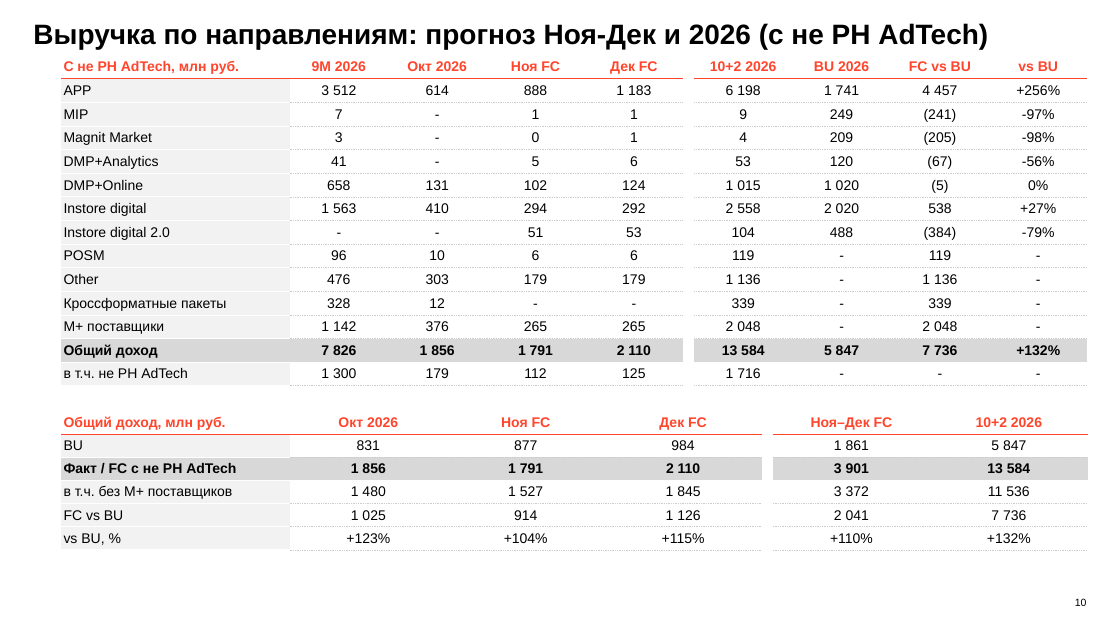
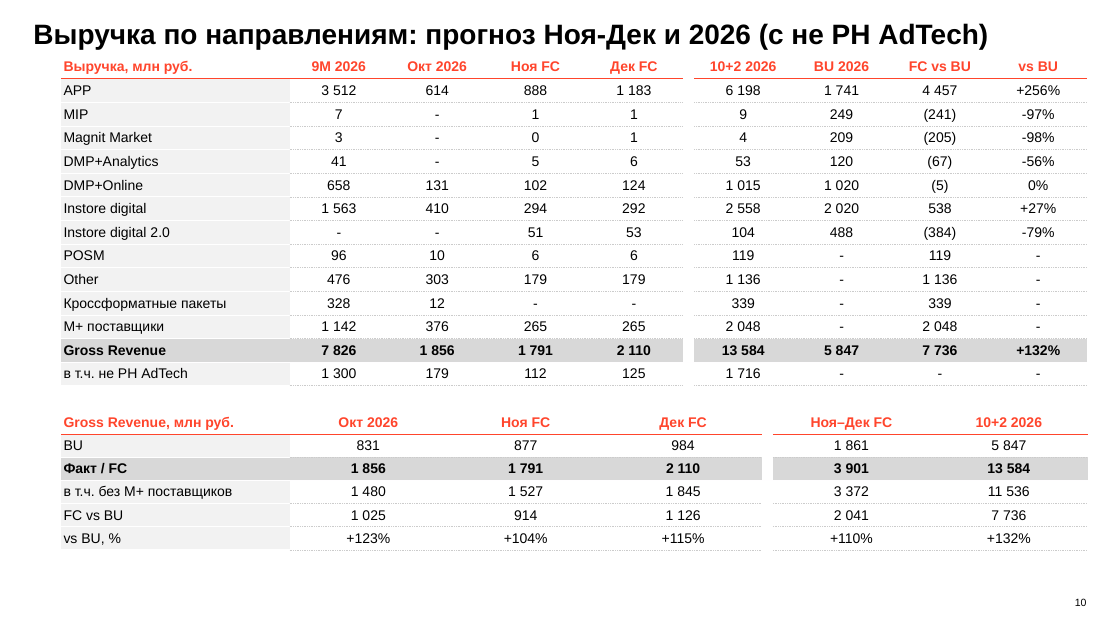
Before and after one commit to DenisMagnit/1, a slide deck: slide 10 of AT_FIN_OCT_2026.pptx. Drawn at 1120x630 pixels with LibreOffice and Linux fonts; fonts in the diff are those of the drawing; background and template pictures are left out. Boxes give left, top, right and bottom in pixels: in the first picture for what was removed or moved away, otherwise in the second. Text is boxed around its words. In the diff, an @@ line names an element or a change of style, - is before the commit and + after.

```diff
--- a/AT_FIN_OCT_2026.pptx
+++ b/AT_FIN_OCT_2026.pptx
@@ table at [61, 55, 1087, 386] @@
-row 1, column 1: С не РН AdTech, млн руб.
+row 1, column 1: Выручка, млн руб.
-row 13, column 1: Общий доход
+row 13, column 1: Gross Revenue
@@ table at [61, 411, 1086, 550] @@
-row 1, column 1: Общий доход, млн руб.
+row 1, column 1: Gross Revenue, млн руб.
-row 3, column 1: Факт / FC с не РН AdTech
+row 3, column 1: Факт / FC
```
Also in this commit, not shown: 3 other slides changed.
